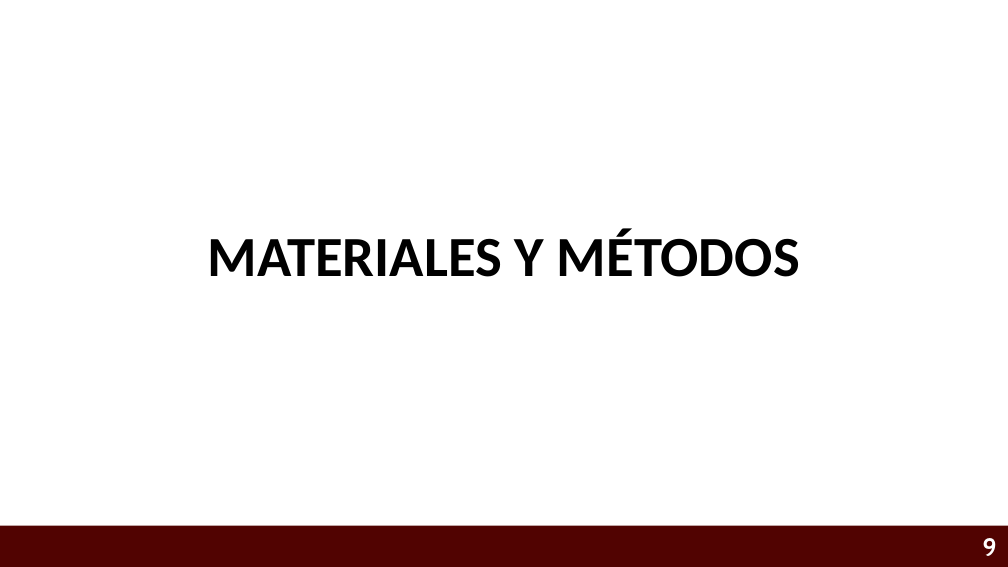
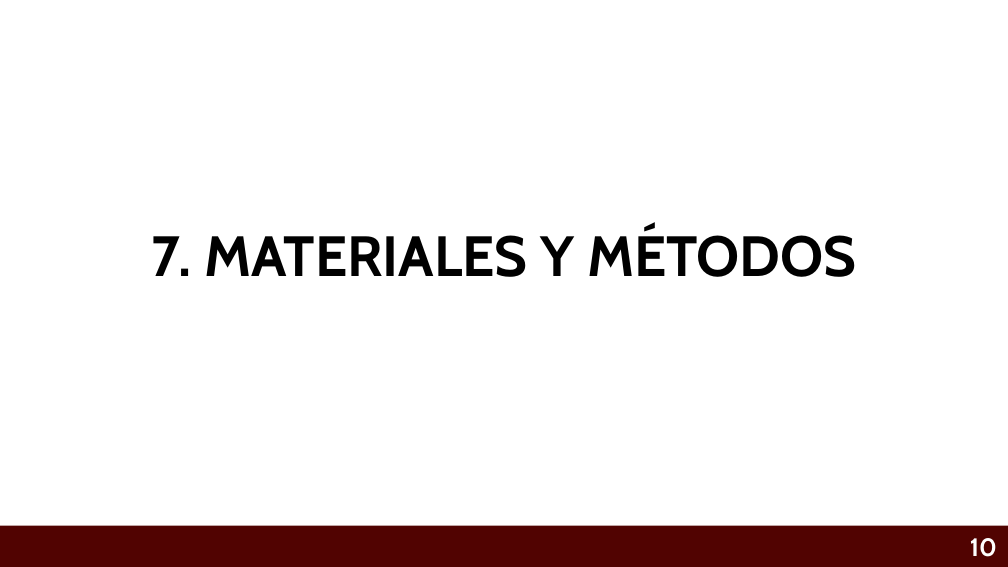
Before and after one commit to Eliud7720/Alzheimer---Anteproyecto, a slide deck: slide 10 of CRIBADO VIRTUAL INTELIGENTE PARA IDENTIFICAR INHIBIDORES MULTI-BLANCO ENFOCADOS AL TRATAMIENTO DE LA .pptx (slide 9 before the commit). Drawn at 1008x567 pixels with LibreOffice and Linux fonts; fonts in the diff are those of the drawing; background and template pictures are left out. Boxes give left, top, right and bottom in pixels: in the first picture for what was removed or moved away, otherwise in the second. Text is boxed around its words. In the diff, an @@ line names an element or a change of style, - is before the commit and + after.

```diff
--- a/CRIBADO VIRTUAL INTELIGENTE PARA IDENTIFICAR INHIBIDORES MULTI-BLANCO ENFOCADOS AL TRATAMIENTO DE LA .pptx
+++ b/CRIBADO VIRTUAL INTELIGENTE PARA IDENTIFICAR INHIBIDORES MULTI-BLANCO ENFOCADOS AL TRATAMIENTO DE LA .pptx
@@ title at box(151, 228, 857, 277): text changed; font Calibri to Cabin @@
-MATERIALES Y MÉTODOS
+7. MATERIALES Y MÉTODOS
@@ page number at box(970, 538, 997, 557): text changed @@
-9
+10
```
Also in this commit, not shown: 12 other slides changed, 8 slides added, 4 slides removed.
